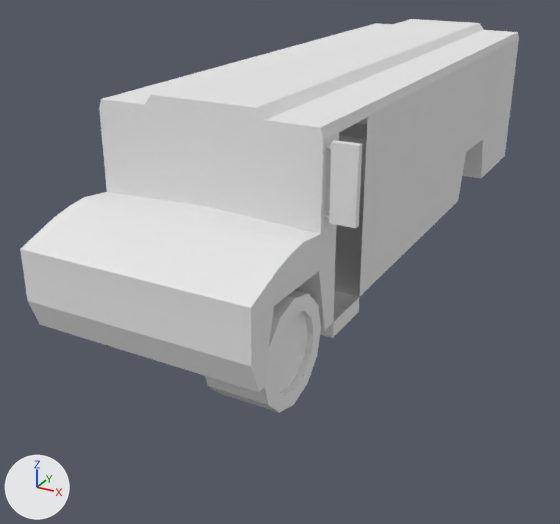
One commit to the Blender file working/subahu/bus/bus_school.blend: the scene before it, then after it.
One viewpoint serves both versions: a 50 mm camera at (4.86, -7.86, 2.97) aimed at (2.04, -2.73, 0.4). The axes (+X, +Y, +Z) are drawn at lower left. The lights are the same throughout.
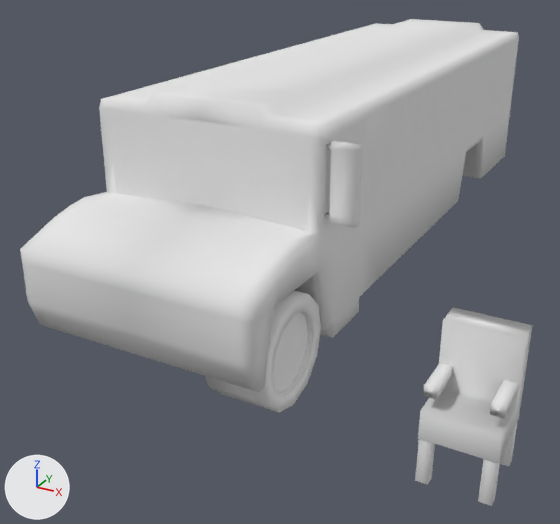
Commit message: bus more details

Location of each change, [x1, y1, x2, y2] in pixels of the pictures (560 x 524 px):
'Cube', reshaped, modifiers changed
    both: [20, 19, 519, 392]
'seat', added
    after: [418, 308, 533, 463]
'stand.002', added
    after: [478, 459, 501, 506]
'stand.003', added
    after: [415, 439, 435, 485]
'stand.004', added
    after: [490, 380, 518, 418]
'stand.005', added
    after: [423, 363, 453, 400]
'stand.001', added
    after: [500, 424, 517, 466]
part 1 of me_cube, added
    after: [20, 19, 443, 356]
part 2 of me_cube, shading changed
    both: [126, 22, 519, 392]
part 3 of me_cube_003, added
    after: [335, 117, 368, 254]

Patch to the scene script:
```diff
--- a/working/subahu/bus/bus_school.blend.py
+++ b/working/subahu/bus/bus_school.blend.py
@@ me_cube @@
 # used by ob_cube; location = (2.134, -1.465, 1.373)
-me_cube.from_pydata(...)  # 406 vertices, 344 faces; spans x 0.0..0.83, y -3.28..2.33, z -0.96..0.59
+me_cube.from_pydata(...)  # 731 vertices, 675 faces; spans x -0.83..0.83, y -3.28..2.33, z -0.96..0.59
+# me_cube part 1: 325 vertices added at x -0.83..-0.39, y -3.28..2.33, z -0.96..0.59
+# me_cube part 2: 344 kept faces spanning x 0.0..0.83, y -3.28..2.33, z -0.96..0.59 are now shaded smooth
 me_cube.materials.append(mat_material)
@@ me_cube_003 @@
 # used by ob_cube_003; parent = ob_cube; location = (-2.117, -1.465, 1.383)
-me_cube_003.from_pydata(...)  # 96 vertices, 26 faces; spans x 0.0..0.83, y -2.45..2.33, z -0.13..0.46
+me_cube_003.from_pydata(...)  # 194 vertices, 53 faces; spans x -0.83..0.83, y -2.45..2.33, z -0.35..0.46
+# me_cube_003 part 3: 10 vertices added at x 0.83, y -2.22..-1.79, z -0.35..0.45
 me_cube_003.materials.append(mat_material)
@@ me_cube_007 @@
+me_cube_007.from_pydata(...)  # 16 vertices, 14 faces; spans x -1.0..1.0, y -2.02..3.05, z -0.61..1.08
@@ me_cube_006 @@
+me_cube_006.from_pydata(...)  # a box spanning x -1.0..1.0, y -1.0..1.0, z -1.0..1.0
@@ ob_cube @@
 ob_cube.location = (2.134, -1.465, 1.373)
-_m = ob_cube.modifiers.new('Mirror', 'MIRROR')
@@ ob_cube_003 @@
 ob_cube_003.location = (-2.117, -1.465, 1.383)
-_m = ob_cube_003.modifiers.new('Mirror', 'MIRROR')
@@ ob_stand_005 @@
+ob_stand_005 = bpy.data.objects.new('stand.005', me_cube_006)
+ob_stand_005.parent = ob_seat
+ob_stand_005.location = (0.812, 1.218, 0.234)
+ob_stand_005.rotation_euler = (1.571, 0.0, 0.0)  # degrees (90, 0, 0)
+ob_stand_005.scale = (0.17, 0.0961, 1.65)
@@ ob_seat @@
+ob_seat = bpy.data.objects.new('seat', me_cube_007)
+ob_seat.location = (4.134, -4.557, 0.855)
+ob_seat.rotation_euler = (0.0, 0.0, 3.142)  # degrees (0, 0, 180)
+ob_seat.scale = (0.196, 0.0793, 0.317)
@@ ob_stand_004 @@
+ob_stand_004 = bpy.data.objects.new('stand.004', me_cube_006.copy())
+ob_stand_004.parent = ob_seat
+ob_stand_004.location = (-0.81, 1.218, 0.234)
+ob_stand_004.rotation_euler = (1.571, 0.0, 0.0)  # degrees (90, 0, 0)
+ob_stand_004.scale = (0.17, 0.0961, 1.65)
@@ ob_stand_003 @@
+ob_stand_003 = bpy.data.objects.new('stand.003', me_cube_006.copy())
+ob_stand_003.parent = ob_seat
+ob_stand_003.location = (0.814, 2.627, -1.007)
+ob_stand_003.scale = (0.17, 0.384, 0.412)
@@ ob_stand_002 @@
+ob_stand_002 = bpy.data.objects.new('stand.002', me_cube_006.copy())
+ob_stand_002.parent = ob_seat
+ob_stand_002.location = (-0.81, 2.627, -1.007)
+ob_stand_002.scale = (0.17, 0.384, 0.412)
@@ ob_stand_001 @@
+ob_stand_001 = bpy.data.objects.new('stand.001', me_cube_006.copy())
+ob_stand_001.parent = ob_seat
+ob_stand_001.location = (-0.81, -1.615, -1.007)
+ob_stand_001.scale = (0.17, 0.384, 0.412)
```
